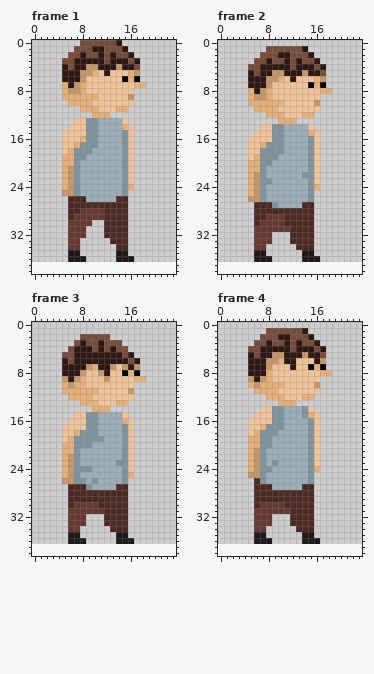
One commit to this pixel-art file: res/aseprites/Kid Idle.aseprite. The first picture shows the starting point.
24x37 pixels, 4 frames. Shown: frame 1, frame 2, frame 3, frame 4. The old version is drawn lined up with the new one, on the new canvas.
The same view after the edit:
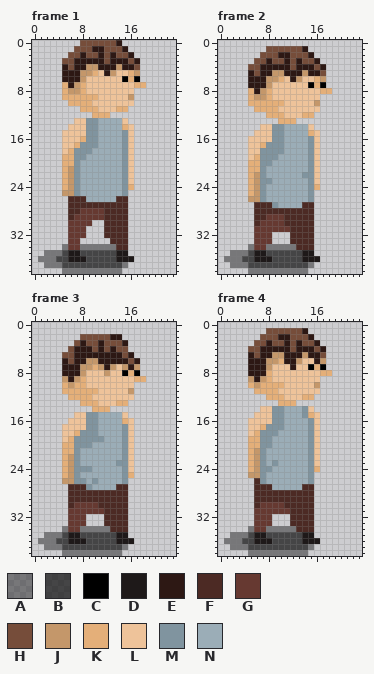
Palette (. is transparent): A #0000006b  B #000000a9  C #000000  D #1e1919  E #2d1814  F #4c2a24  G #663931  H #764d3a  J #c4976a  K #e4af79  L #eec39a  M #80949f  N #9badb7
The edit:
canvas 24x37 -> 24x39
Frame 1:
y 5: x 13 L -> J
y 34: x 5 . -> A; x 8..13 ...... -> AAAAAA
y 35: x 2..5 .... -> AAAB; x 8..13 ...... -> BBBBBB
y 36: x 1..5 ..... -> AAABB; x 9..13 ..... -> BBBBB
y 37: x 2..15 .............. -> AAABBBBBBBBBBA
y 38: x 5..14 .......... -> AAAAAAAAAA
Frame 2:
y 6: x 13 L -> J
y 34: x 5 . -> A; x 8..12 ..... -> AAAAA
y 35: x 2..5 .... -> AAAB; x 8..13 ...... -> BBBBBB
y 36: x 1..5 ..... -> AAABB; x 9..13 ..... -> BBBBB
y 37: x 2..15 .............. -> AAABBBBBBBBBBA
y 38: x 5..14 .......... -> AAAAAAAAAA
Frame 3:
y 2: x 13..14 .. -> EE
y 3: x 15 . -> E
y 6: x 9..10 EE -> JJ
y 7: x 8 E -> J; x 11 E -> J
y 8: x 11..12 JE -> LJ
y 9: x 12 J -> L
y 34: x 5 . -> A; x 8..12 ..... -> AAAAA
y 35: x 2..5 .... -> AAAB; x 8..13 ...... -> BBBBBB
y 36: x 1..5 ..... -> AAABB; x 9..13 ..... -> BBBBB
y 37: x 2..15 .............. -> AAABBBBBBBBBBA
y 38: x 5..14 .......... -> AAAAAAAAAA
Frame 4: the same change as frame 2
